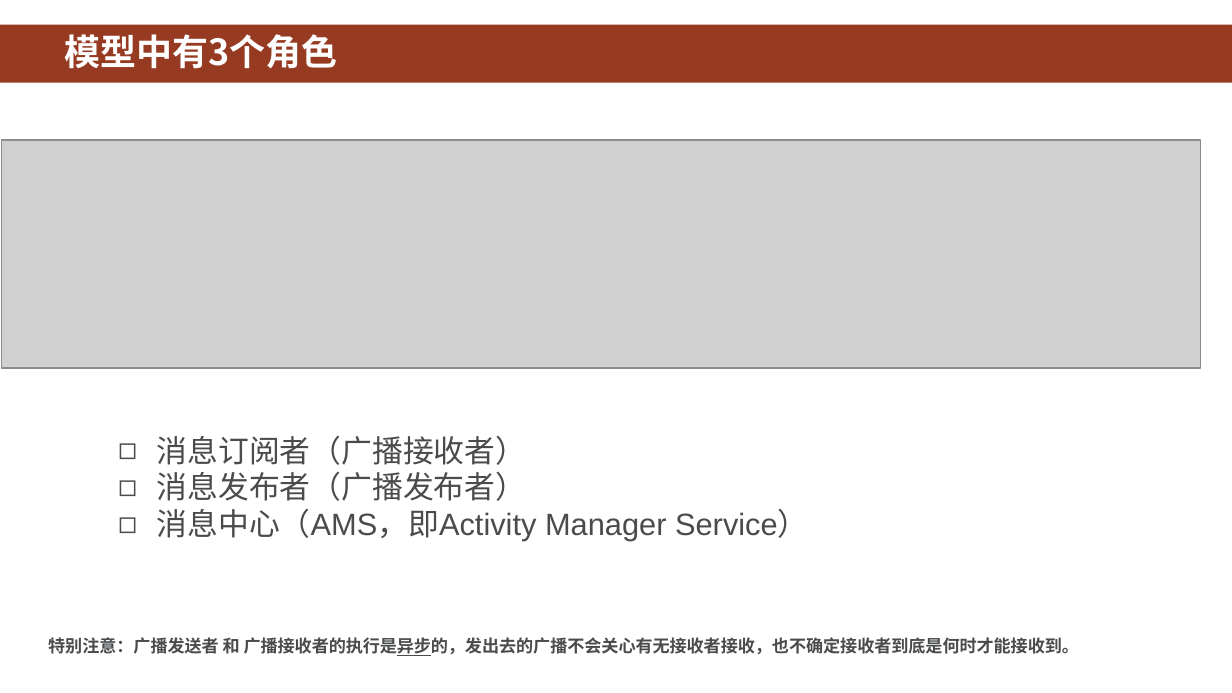
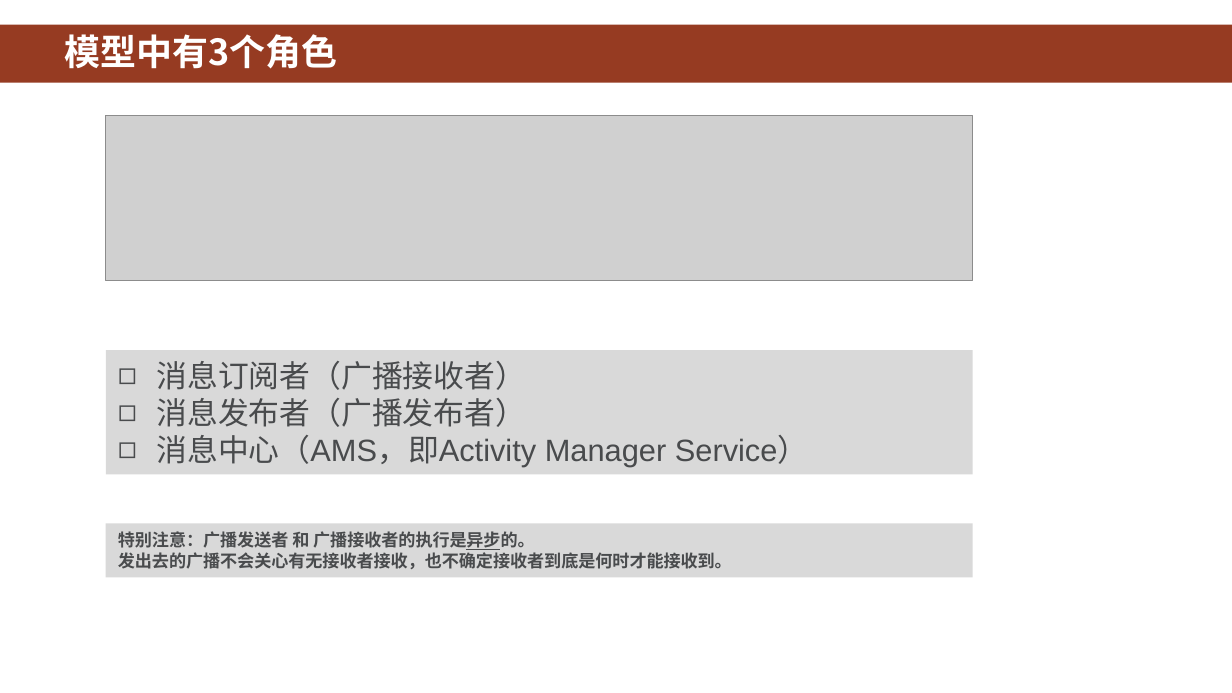
Before and after one commit to HBU/Android-PPT, a slide deck: slide 3 of 07.0 -- 广播 ------- 第07章.pptx. Drawn at 1232x693 pixels with LibreOffice and Linux fonts; fonts in the diff are those of the drawing; grey boxes stand for pictures; background and template pictures are left out. Boxes give left, top, right and bottom in pixels: in the first picture for what was removed or moved away, otherwise in the second. Text is boxed around its words. In the diff, an @@ line names an element or a change of style, - is before the commit and + after.

```diff
--- a/07.0 -- 广播 ------- 第07章.pptx
+++ b/07.0 -- 广播 ------- 第07章.pptx
@@ picture: place and size @@
-picture at (1, 140, 1200, 368)
+picture at (106, 116, 973, 281)
@@ rectangle "消息订阅者（广播接收者）": place and size @@
-rectangle "消息订阅者（广播接收者）" at (157, 436, 809, 542)
+rectangle "消息订阅者（广播接收者）" at (106, 350, 973, 474)
@@ rectangle "消息订阅者（广播接收者）" at (106, 350, 973, 474): fill none to #D9D9D9 @@
@@ rectangle "特别注意：广播发送者 和 广播接收者的执行是异步的。" at (106, 524, 973, 578): fill none to #D9D9D9 @@
@@ rectangle "特别注意：广播发送者 和 广播接收者的执行是异步的。": place and size @@
-rectangle "特别注意：广播发送者 和 广播接收者的执行是异步的。" at (48, 637, 1079, 656)
+rectangle "特别注意：广播发送者 和 广播接收者的执行是异步的。" at (106, 524, 973, 578)
@@ text in rectangle at (118, 531, 732, 569): text changed @@
-特别注意：广播发送者 和 广播接收者的执行是异步的，发出去的广播不会关心有无接收者接收，也不确定接收者到底是何时才能接收到。
+特别注意：广播发送者 和 广播接收者的执行是异步的。
+发出去的广播不会关心有无接收者接收，也不确定接收者到底是何时才能接收到。
```
Also in this commit, not shown: 15 other slides changed.
